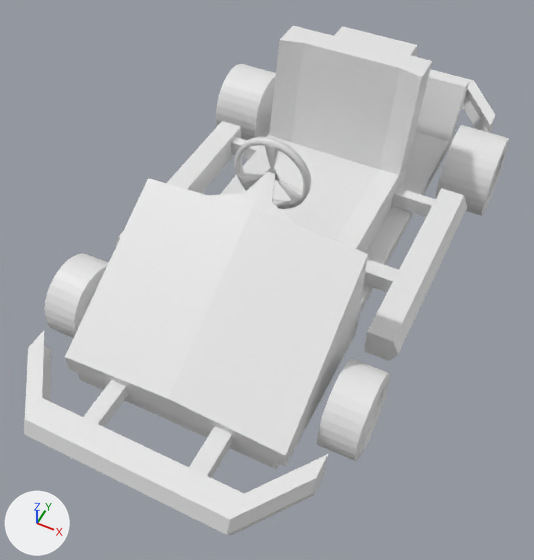
What one commit did to the OBJ model Projet/meshes/Kart.obj.
The view is the same before and after, from a 50 mm lens placed at (2.9, -6.87, 6.89), pointed at (0.03, -1.12, -0.28). Arrows for +X, +Y and +Z are at lower left; the lights stay in place. Where no turn or scale is listed for an object, it has been applied to the vertices. Vertices at the same position are counted once.

The first picture shows 'Kart'.
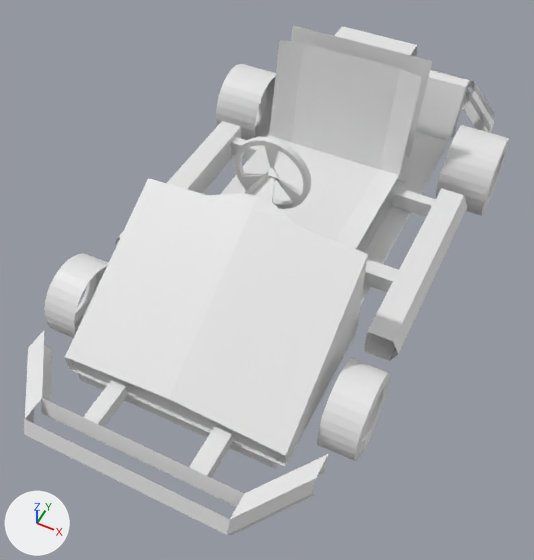
The change, as a list of edits to the scene's bpy script:
```text
Change me_kart:
    used by ob_kart; location = (0.0, 0.0, 0.0)
    remove me_kart.from_pydata(...)  # 1147 vertices, 910 faces; spans x -2.26..2.16, y -4.41..4.04, z -0.82..1.83
    add me_kart.from_pydata(...)  # 1146 vertices, 869 faces; spans x -2.26..2.16, y -4.41..4.04, z -0.82..1.83
    me_kart part 1
    1 vertex is removed from x -0.56, y 2.13, z 1.34
    43 faces are deleted
    2 new faces join them
```

What differs and where, as boxes [x1, y1, x2, y2] in the pictures (534 x 560 px):
part 1 of me_kart, cut back
    before: [25, 26, 495, 519]
